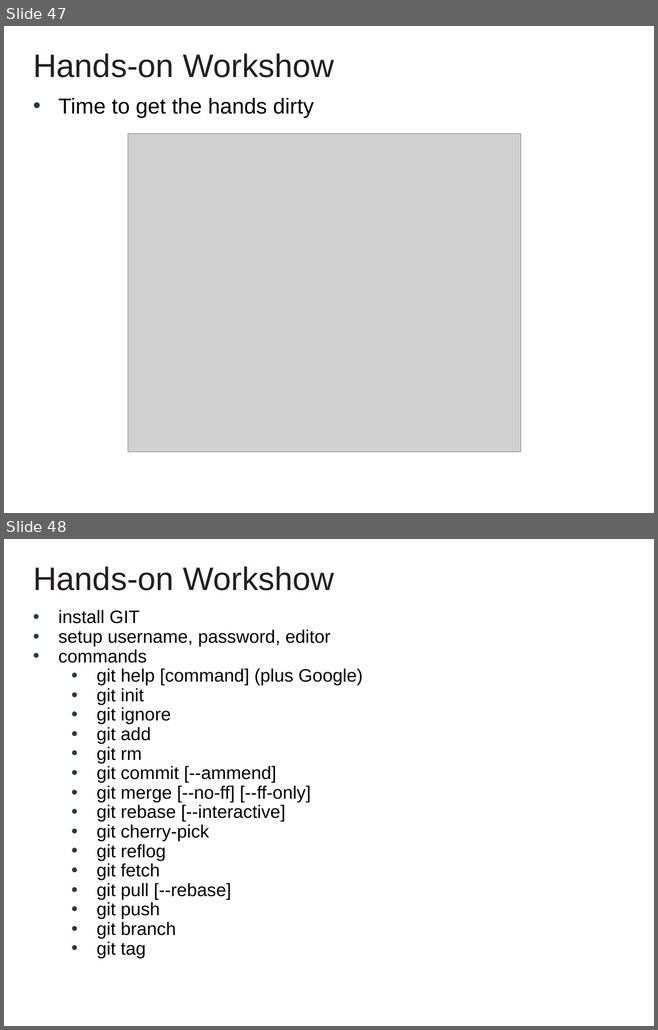
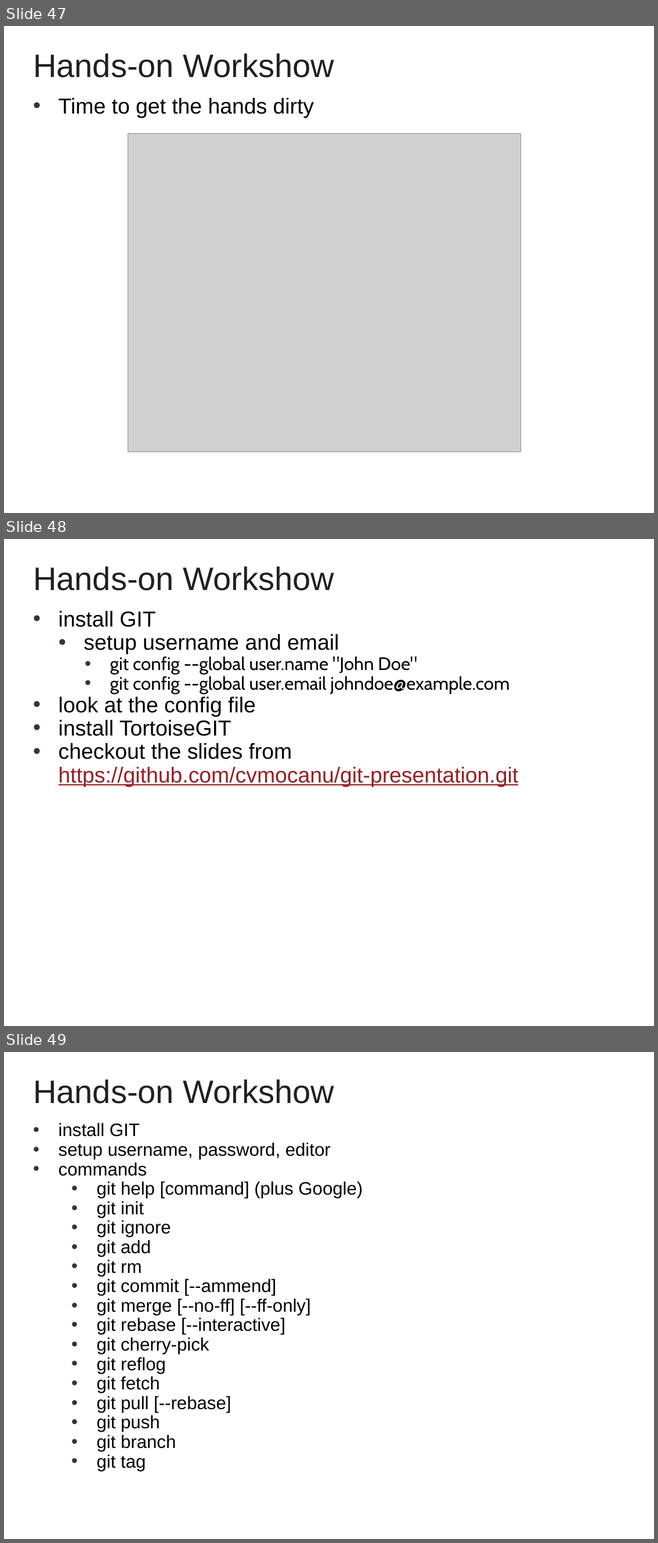
Before and after one commit to cvmocanu/git-presentation, a slide deck: GIT Presentation.pptx. Shown one above the other, each under a label of ours: slides 47 and 48 before the commit, slides 47, 48 and 49 after it. The pictures are 658x1030 and 658x1543 pixels, drawn with LibreOffice and Linux fonts; fonts in the diff are those of the drawing; grey boxes stand for pictures; background and template pictures are left out. Boxes give left, top, right and bottom in pixels: in the first picture for what was removed or moved away, otherwise in the second. Text is boxed around its words. In the diff, an @@ line names an element or a change of style, - is before the commit and + after.

Commit message:
workshop: initial setup

```diff
--- a/GIT Presentation.pptx
+++ b/GIT Presentation.pptx
@@ slide 48 added at (x1=4, y1=539, x2=654, y2=1026), background #FFFFFF @@
@@ text added at (x1=33, y1=566, x2=333, y2=591), 36 pt, text #231F20 @@
+Hands-on Workshow
@@ text added at (x1=59, y1=611, x2=518, y2=787), 24 pt, text #000000 @@
+• install GIT
+• setup username and email
+• git config --global user.name "John Doe"
+• git config --global user.email johndoe@example.com
+• look at the config file
+• install TortoiseGIT
+• checkout the slides from
+  https://github.com/cvmocanu/git-presentation.git
@@ what was slide 48 is now slide 49 @@
```
